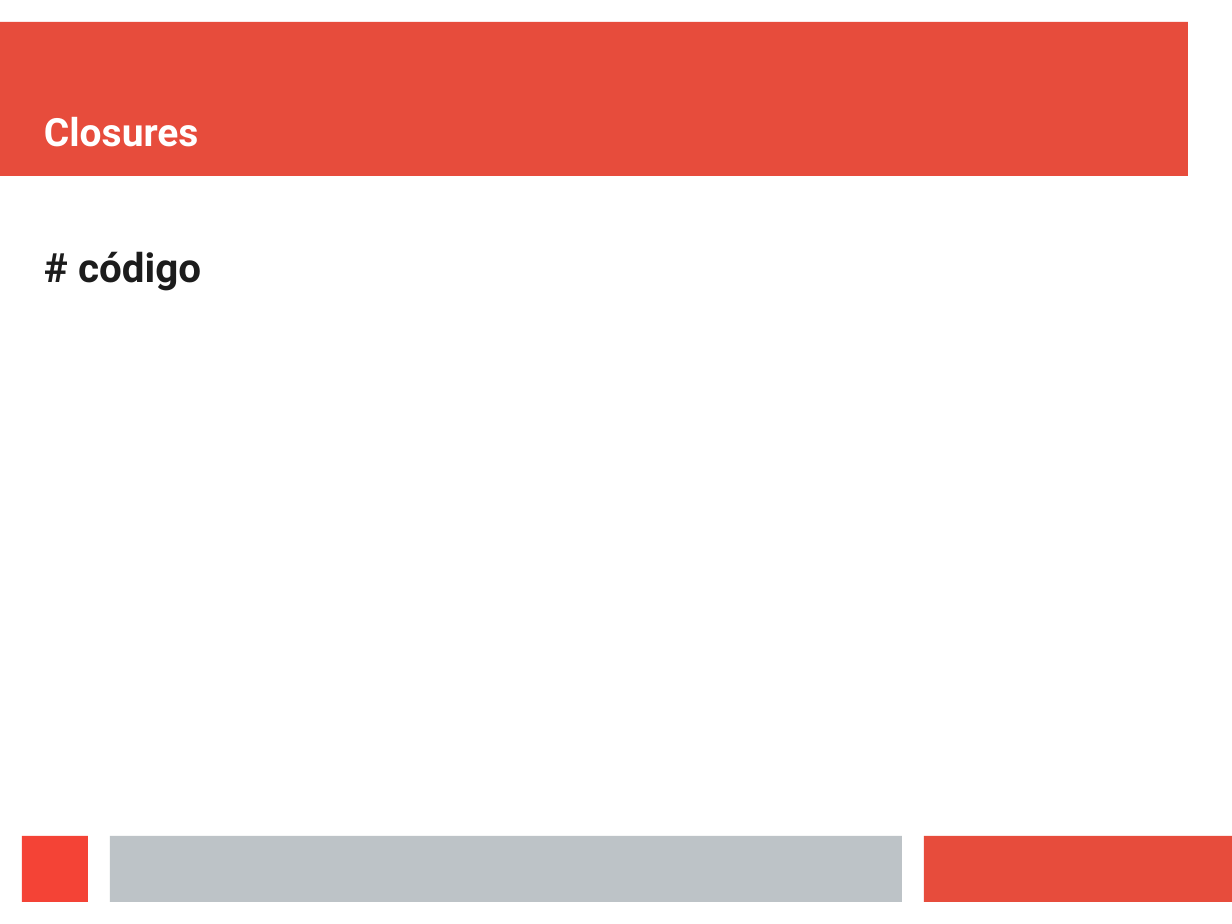
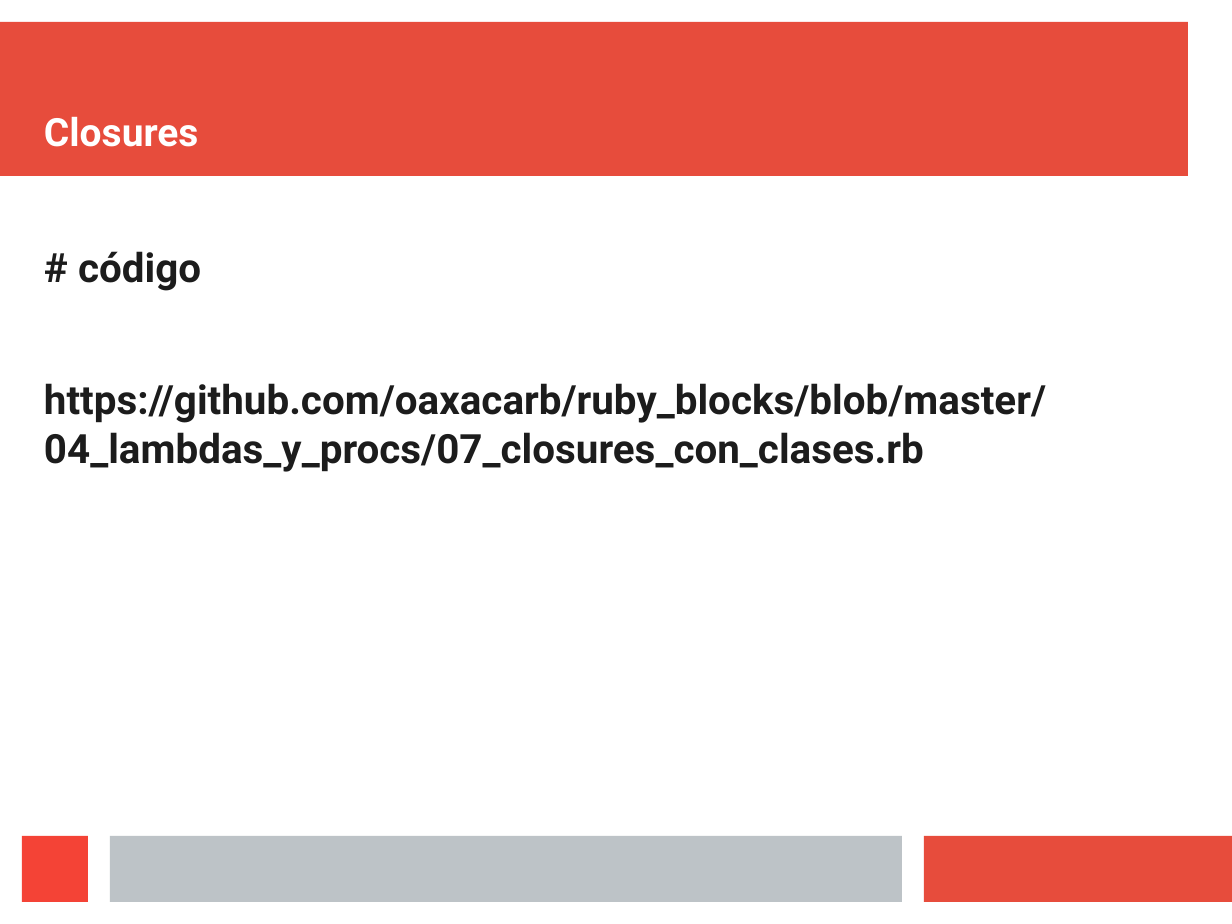
Before and after one commit to oaxacarb/ruby_blocks, a slide deck: slide 30 of 06_presentacion/ruby_blocks.odp. Drawn at 1232x924 pixels with LibreOffice and Linux fonts; fonts in the diff are those of the drawing. Boxes give left, top, right and bottom in pixels: in the first picture for what was removed or moved away, otherwise in the second. Text is boxed around its words. In the diff, an @@ line names an element or a change of style, - is before the commit and + after.

Commit message:
Agrega liga a archido en repositorio

```diff
--- a/06_presentacion/ruby_blocks.odp
+++ b/06_presentacion/ruby_blocks.odp
@@ text at box(44, 383, 1046, 472): paragraph added @@
+https://github.com/oaxacarb/ruby_blocks/blob/master/04_lambdas_y_procs/07_closures_con_clases.rb
```
